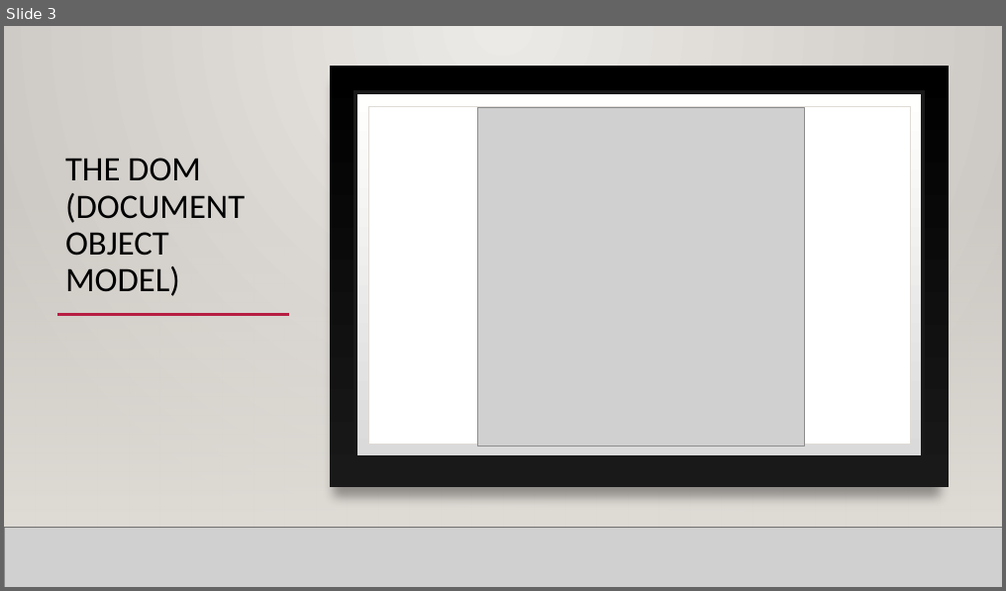
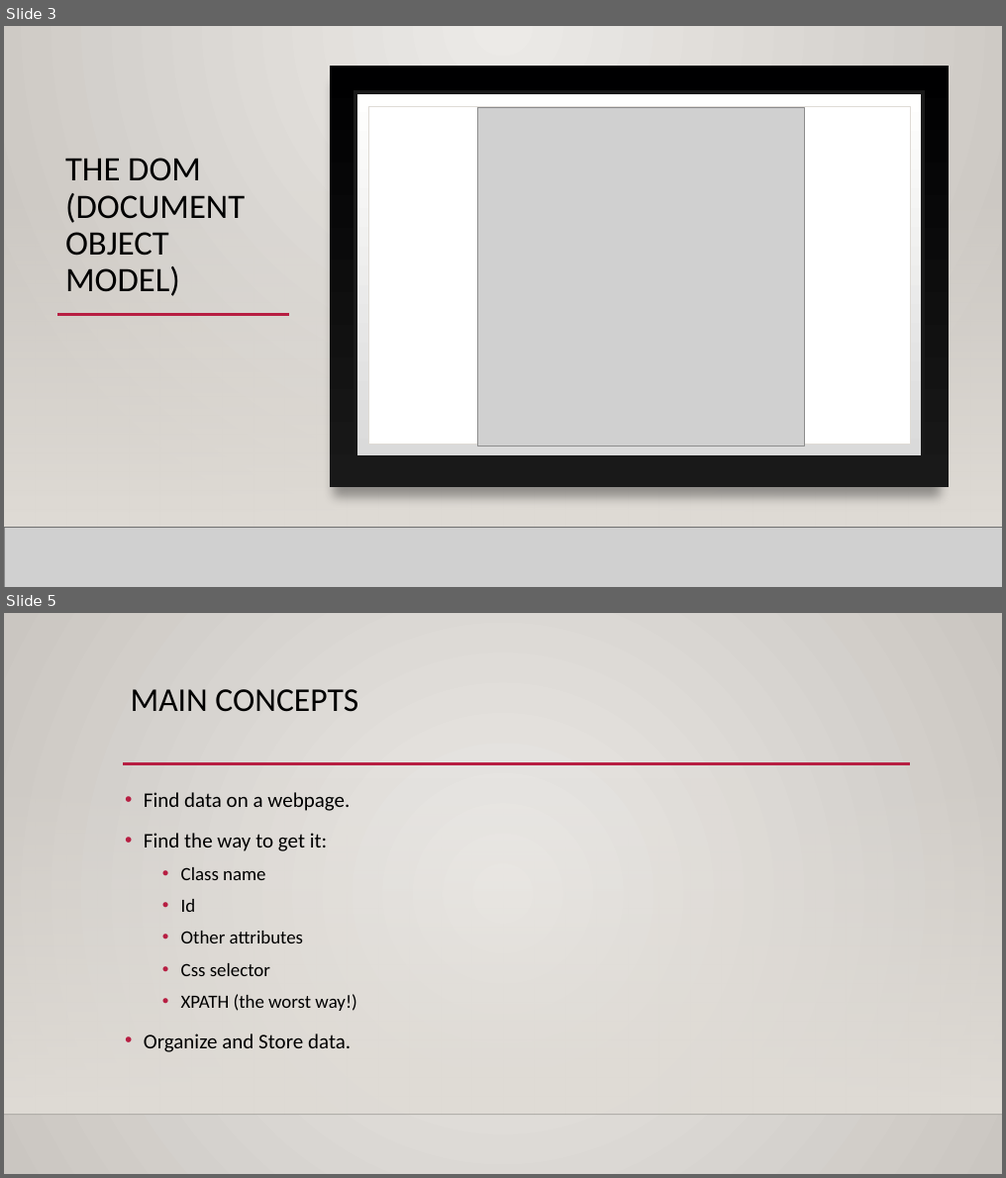
Before and after one commit to nichitatrifan/workshop, a slide deck: example_1/WebCrawling.pptx. Shown one above the other, each under a label of ours: slide 3 before the commit, slides 3 and 5 after it; the slides between them are not shown. The pictures are 1006x591 and 1006x1178 pixels, drawn with LibreOffice and Linux fonts; fonts in the diff are those of the drawing; grey boxes stand for pictures; background and template pictures are left out. Boxes give left, top, right and bottom in pixels: in the first picture for what was removed or moved away, otherwise in the second. Text is boxed around its words. In the diff, an @@ line names an element or a change of style, - is before the commit and + after.

```diff
--- a/example_1/WebCrawling.pptx
+++ b/example_1/WebCrawling.pptx
@@ slide 5 added at [4,613,1002,1174], background gradient #ECEAE7 to #CAC7C1; not listed: 3 template elements that a slide beside it also shows @@
@@ title added at [131,689,358,712], 32 pt, text #000000 @@
+MAIN CONCEPTS
@@ text added at [144,792,356,1053], 20 pt, text #000000 @@
+• Find data on a webpage.
+• Find the way to get it:
+  • Class name
+  • Id
+  • Other attributes
+  • Css selector
+  • XPATH (the worst way!)
+• Organize and Store data.
```
Also in this commit, not shown: 1 slide changed, 1 other slide added, 1 slide removed, 10 other files.
